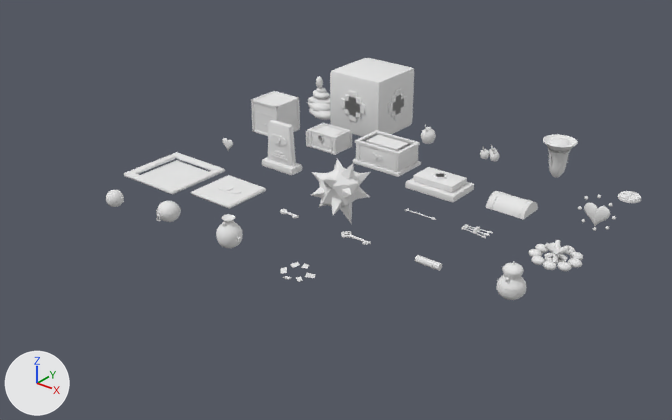
Two versions of the glTF model assets/epiphany/objetos.glb, one commit apart.
Both versions are drawn from a 50 mm lens placed at (17.43, -20.98, 9.86), pointed at (4.19, -4.43, -0.41). The lights are fixed; the arrows at lower left show +X, +Y and +Z. The first picture is the older version.

The first picture shows 'bloque_empujable', 'brasero_quenoa', 'cajon', 'cofre', 'cofre_grande', 'cofre_grande_tapa', 'cofre_tapa', 'estela', 'explosion', 'fogata', 'interruptor_marco', 'interruptor_placa', 'llave_jefe', 'mapa', 'mate', 'orbe', 'piedra_levantable', 'vasija', 'vasija_pedazos' and 8 more.
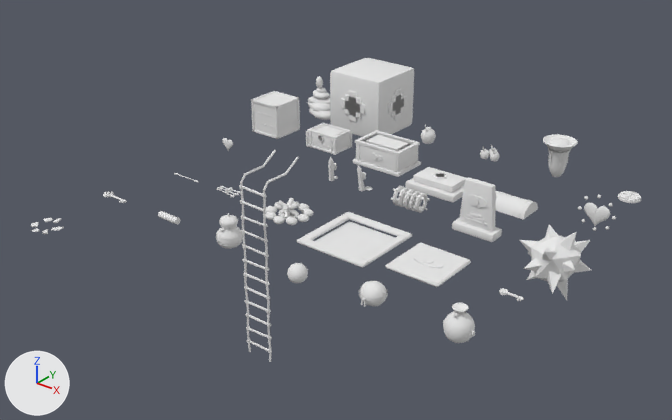
Changed parts and their boxes [x1, y1, x2, y2] in the pictures (672 x 420 px):
```json
{"object": "interruptor_marco", "change": "moved", "before": [124, 152, 225, 195], "after": [297, 212, 412, 268]}
{"object": "explosion", "change": "moved", "before": [311, 159, 370, 223], "after": [520, 224, 591, 300]}
{"object": "estela", "change": "moved", "before": [262, 120, 302, 175], "after": [452, 177, 502, 242]}
{"object": "interruptor_placa", "change": "moved", "before": [191, 175, 266, 209], "after": [385, 242, 471, 287]}
{"object": "fogata", "change": "moved", "before": [528, 240, 583, 271], "after": [265, 198, 313, 225]}
{"object": "escalera_soga", "change": "added", "after": [239, 150, 299, 362]}
{"object": "vasija", "change": "moved", "before": [216, 214, 243, 248], "after": [443, 303, 475, 343]}
{"object": "mate", "change": "moved", "before": [496, 261, 527, 300], "after": [216, 213, 243, 249]}
{"object": "piedra_levantable", "change": "moved", "before": [156, 201, 181, 222], "after": [359, 281, 388, 306]}
{"object": "escalera_soga_rollo", "change": "added", "after": [391, 186, 430, 213]}
{"object": "orbe", "change": "moved", "before": [106, 190, 124, 207], "after": [287, 263, 308, 283]}
{"object": "mapa", "change": "moved", "before": [415, 255, 442, 271], "after": [158, 211, 180, 225]}
{"object": "vasija_pedazos", "change": "moved", "before": [280, 262, 315, 282], "after": [31, 218, 64, 234]}
{"object": "escalera_soga_estacas", "change": "added", "after": [328, 157, 372, 191]}
{"object": "llave_jefe", "change": "moved", "before": [341, 231, 371, 245], "after": [103, 191, 127, 203]}
```

Scene script edits in JSON lines:
```json
{"op": "add", "block": "me_escalera_soga_rollo", "code": ["me_escalera_soga_rollo = bpy.data.meshes.new('escalera_soga_rollo')", "me_escalera_soga_rollo.from_pydata(...)  # 850 vertices, 1480 faces; spans x -0.45..0.45, y -0.046..0.446, z -0.043..0.443", "me_escalera_soga_rollo.materials.append(mat_paleta)  # white #e7e7e7"]}
{"op": "add", "block": "me_escalera_soga_estacas", "code": ["me_escalera_soga_estacas = bpy.data.meshes.new('escalera_soga_estacas')", "me_escalera_soga_estacas.from_pydata(...)  # 182 vertices, 316 faces; spans x -0.618..0.698, y 0.118..0.488, z -0.015..0.7", "me_escalera_soga_estacas.materials.append(mat_paleta)  # white #e7e7e7"]}
{"op": "add", "block": "me_escalera_soga", "code": ["me_escalera_soga = bpy.data.meshes.new('escalera_soga')", "me_escalera_soga.from_pydata(...)  # 878 vertices, 1480 faces; spans x -0.47..0.47, y -1.19..0.21, z -5.4..0.38", "me_escalera_soga.materials.append(mat_paleta)  # white #e7e7e7"]}
{"op": "set", "path": "ob_estela.location", "old": "(2.0, -4.0, 0.0)", "new": "(8.0, -4.0, 0.0)"}
{"op": "set", "path": "ob_explosion.location", "old": "(4.0, -4.0, 0.0)", "new": "(10.0, -4.0, 0.0)"}
{"op": "set", "path": "ob_fogata.location", "old": "(10.0, -4.0, 0.0)", "new": "(4.0, -6.0, 0.0)"}
{"op": "set", "path": "ob_interruptor_marco.location", "old": "(0.0, -6.0, 0.0)", "new": "(6.0, -6.0, 0.0)"}
{"op": "set", "path": "ob_interruptor_placa.location", "old": "(2.0, -6.0, 0.0)", "new": "(8.0, -6.0, 0.0)"}
{"op": "set", "path": "ob_llave_jefe.location", "old": "(6.0, -6.0, 0.0)", "new": "(0.0, -8.0, 0.0)"}
{"op": "set", "path": "ob_mapa.location", "old": "(8.0, -6.0, 0.0)", "new": "(2.0, -8.0, 0.0)"}
{"op": "set", "path": "ob_mate.location", "old": "(10.0, -6.0, 0.0)", "new": "(4.0, -8.0, 0.0)"}
{"op": "set", "path": "ob_orbe.location", "old": "(0.0, -8.0, 0.0)", "new": "(6.0, -8.0, 0.0)"}
{"op": "set", "path": "ob_piedra_levantable.location", "old": "(2.0, -8.0, 0.0)", "new": "(8.0, -8.0, 0.0)"}
{"op": "set", "path": "ob_vasija.location", "old": "(4.0, -8.0, 0.0)", "new": "(10.0, -8.0, 0.0)"}
{"op": "set", "path": "ob_vasija_pedazos.location", "old": "(6.0, -8.0, 0.0)", "new": "(0.0, -10.0, 0.0)"}
{"op": "add", "block": "ob_escalera_soga_rollo", "code": ["ob_escalera_soga_rollo = bpy.data.objects.new('escalera_soga_rollo', me_escalera_soga_rollo)", "ob_escalera_soga_rollo.location = (6.0, -4.0, 0.0)"]}
{"op": "add", "block": "ob_escalera_soga_estacas", "code": ["ob_escalera_soga_estacas = bpy.data.objects.new('escalera_soga_estacas', me_escalera_soga_estacas)", "ob_escalera_soga_estacas.location = (4.0, -4.0, 0.0)"]}
{"op": "add", "block": "ob_escalera_soga", "code": ["ob_escalera_soga = bpy.data.objects.new('escalera_soga', me_escalera_soga)", "ob_escalera_soga.location = (2.0, -4.0, 0.0)"]}
```
